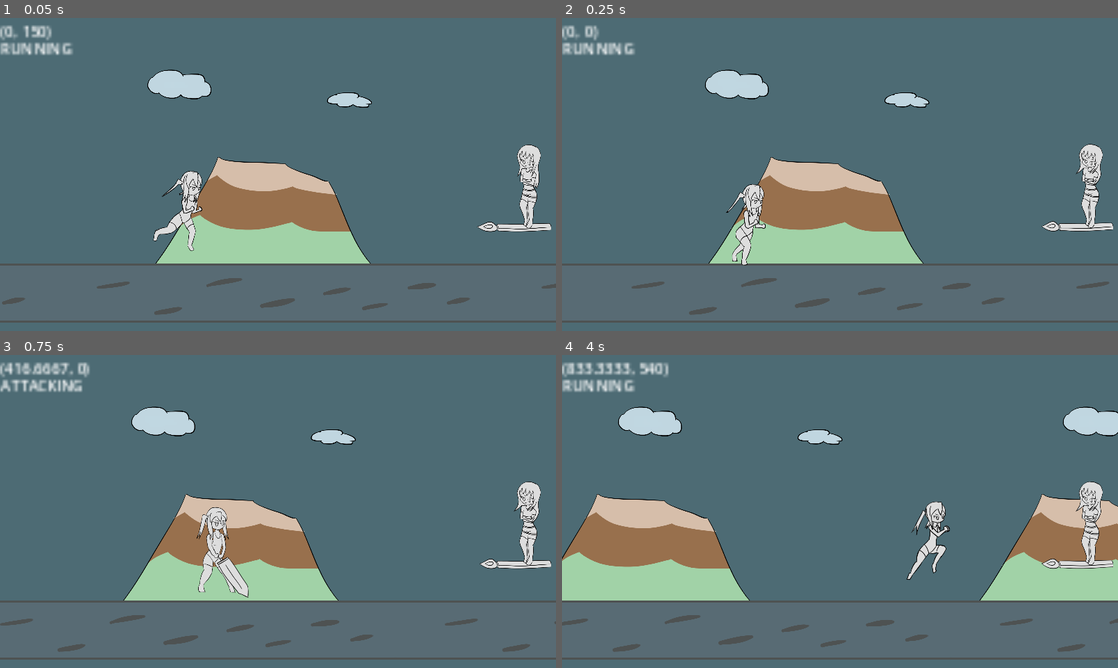
Above: before the commit, frames 1-4 (two rows, left to right).
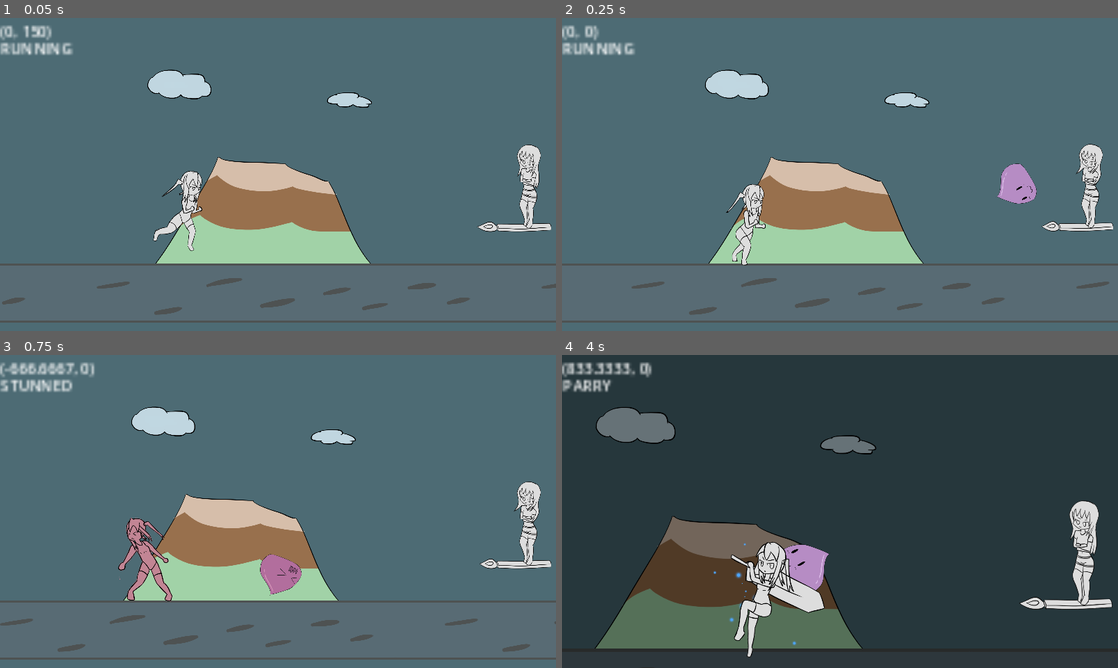
Above: after the commit, the same moments.

Repository: BeatMil/Animurun
Game: Godot game, scene res://scenes/forest.tscn
Two runs of this game, one before a commit and one after it. Both use one fixed random seed, a clock stepped at 60 frames per second and the inputs below.
Inputs:
- Up to frame 1 (0.05 s): no input
- Up to frame 2 (0.25 s): no input
- Up to frame 3 (0.75 s): hold D (move_right) from 0.53 s (still down); hold L (attack) from 0.53 s (still down)
- Up to frame 4 (4 s): tap Space (jump) at 0.77, 1.52, 3.02, 3.77 s; release L (attack) at 1.28 s; tap J (block) at 1.35 s; release D (move_right) at 2.03 s; hold A (move_left) 2.03-2.78 s; hold K (dodge) 2.03-2.78 s; hold D (move_right) from 2.78 s (still down); tap L (attack) at 2.85 s; hold J (block) from 3.53 s (still down)

Frame 1 is identical in both runs. In frame 2, 0.7% of the frame differs, in the area x 78-86%, y 46-60%; in frame 3, 3.6%; in frame 4, 99%, in the area x 0-100%, y 0-100%.

Commit message:
Parry boom slime with hand and sword

Diff:
--- a/scenes/forest.tscn
+++ b/scenes/forest.tscn
@@ -309,7 +309,7 @@
 "times": PackedFloat32Array(0, 0.166667),
 "transitions": PackedFloat32Array(1, 1),
 "values": [{
-"args": [7],
+"args": [9],
 "method": &"set_state"
 }, {
 "args": [1],
@@ -1283,6 +1283,106 @@
 "values": [Color(0.988235, 0.980392, 0.85098, 1), Color(1, 1, 1, 1)]
 }
 
+[sub_resource type="Animation" id="Animation_4nc0g"]
+resource_name = "super_hit_hand"
+length = 1.4
+tracks/0/type = "value"
+tracks/0/imported = false
+tracks/0/enabled = true
+tracks/0/path = NodePath("ChiichanPos/sprite:texture")
+tracks/0/interp = 1
+tracks/0/loop_wrap = true
+tracks/0/keys = {
+"times": PackedFloat32Array(0, 0.5),
+"transitions": PackedFloat32Array(1, 1),
+"update": 1,
+"values": [ExtResource("25_x8hod"), ExtResource("26_hqt3g")]
+}
+tracks/1/type = "value"
+tracks/1/imported = false
+tracks/1/enabled = true
+tracks/1/path = NodePath("ChiichanPos/sprite:scale")
+tracks/1/interp = 1
+tracks/1/loop_wrap = true
+tracks/1/keys = {
+"times": PackedFloat32Array(0, 0.5),
+"transitions": PackedFloat32Array(0, 1),
+"update": 0,
+"values": [Vector2(0.9, 0.9), Vector2(0.8, 0.8)]
+}
+tracks/2/type = "value"
+tracks/2/imported = false
+tracks/2/enabled = true
+tracks/2/path = NodePath("ChiichanPos/sprite:position")
+tracks/2/interp = 1
+tracks/2/loop_wrap = true
+tracks/2/keys = {
+"times": PackedFloat32Array(0, 0.5, 0.7, 1.4),
+"transitions": PackedFloat32Array(1, 1, 1, 1),
+"update": 0,
+"values": [Vector2(0, 0), Vector2(0, -25), Vector2(-108, -103), Vector2(-168, -41)]
+}
+tracks/3/type = "value"
+tracks/3/imported = false
+tracks/3/enabled = true
+tracks/3/path = NodePath("ChiichanPos/sprite:hframes")
+tracks/3/interp = 1
+tracks/3/loop_wrap = true
+tracks/3/keys = {
+"times": PackedFloat32Array(0),
+"transitions": PackedFloat32Array(1),
+"update": 1,
+"values": [1]
+}
+tracks/4/type = "value"
+tracks/4/imported = false
+tracks/4/enabled = true
+tracks/4/path = NodePath("ChiichanPos/sprite:frame")
+tracks/4/interp = 1
+tracks/4/loop_wrap = true
+tracks/4/keys = {
+"times": PackedFloat32Array(0),
+"transitions": PackedFloat32Array(1),
+"update": 1,
+"values": [0]
+}
+tracks/5/type = "method"
+tracks/5/imported = false
+tracks/5/enabled = true
+tracks/5/path = NodePath(".")
+tracks/5/interp = 1
+tracks/5/loop_wrap = true
+tracks/5/keys = {
+"times": PackedFloat32Array(0.1, 0.5),
+"transitions": PackedFloat32Array(1, 1),
+"values": [{
+"args": [],
+"method": &"spawn_charge_particle"
+}, {
+"args": [],
+"method": &"spawn_super_hit_hitbox_hand"
+}]
+}
+tracks/6/type = "audio"
+tracks/6/imported = false
+tracks/6/enabled = true
+tracks/6/path = NodePath("AnimationPlayer/AudioStreamPlayer2")
+tracks/6/interp = 1
+tracks/6/loop_wrap = true
+tracks/6/keys = {
+"clips": [{
+"end_offset": 0.0,
+"start_offset": 0.0,
+"stream": ExtResource("27_7a8he")
+}, {
+"end_offset": 0.0,
+"start_offset": 0.0,
+"stream": ExtResource("28_68vij")
+}],
+"times": PackedFloat32Array(0, 0.5)
+}
+tracks/6/use_blend = true
+
 [sub_resource type="AnimationLibrary" id="AnimationLibrary_8jhmc"]
 _data = {
 "RESET": SubResource("Animation_450t4"),
@@ -1296,6 +1396,7 @@
 "parry_success": SubResource("Animation_onuwh"),
 "run": SubResource("Animation_c0ony"),
 "super_hit": SubResource("Animation_v15od"),
+"super_hit_hand": SubResource("Animation_4nc0g"),
 "sword_deflect": SubResource("Animation_erit4")
 }
 
--- a/scripts/chiichan.gd
+++ b/scripts/chiichan.gd
@@ -15,6 +15,7 @@
 	DODGING,
 	PARRY,
 	PARRY_SUCCESS,
+	PARRY_SWORD,
 	}
 
 
@@ -137,6 +138,14 @@
 
 func spawn_super_hit_hitbox(): # used by AnimationPlayer
 	var hitbox = SUPER_HIT_HITBOX.instantiate()
+	hitbox.is_sword = true
+	hitbox.position = $SuperHitHitboxPos.global_position
+	$"..".add_child(hitbox)
+
+
+func spawn_super_hit_hitbox_hand(): # used by AnimationPlayer
+	var hitbox = SUPER_HIT_HITBOX.instantiate()
+	hitbox.is_hand = true
 	hitbox.position = $SuperHitHitboxPos.global_position
 	$"..".add_child(hitbox)
 
@@ -212,7 +221,7 @@
 
 func super_hit() -> void:
 	freeze()
-	$AnimationPlayer.play("super_hit")
+	$AnimationPlayer.play("super_hit_hand")
 
 
 func spawn_charge_particle(): # used by AnimationPlayer
@@ -241,7 +250,7 @@
 			$"ChiichanPos/sprite".self_modulate = Color(1, 0.6, 0.5)
 		elif pushback_multiplier >= 1:
 			$"ChiichanPos/sprite".self_modulate = Color(0.9, 0.9, 0.4)
-	elif anim_name == "super_hit":
+	elif anim_name in ["super_hit", "super_hit_hand"]:
 		self.unfreeze()
 
 
--- a/scripts/forest.gd
+++ b/scripts/forest.gd
@@ -9,8 +9,10 @@
 
 # Configs
 # var enemy_spawn_order: Array = [spawn_triple01, spawn_triple02, spawn_triple03, spawn_triple04, spawn_triple05, spawn_five_bombs, spawn_five_ground_bombs, spawn_2rock_1speed, spawn_2rock_1slime, spawn_slime_rocks, spawn_2bomb_rock_slime]
-# var enemy_spawn_order: Array = [spawn_boom_slime]
-var enemy_spawn_order: Array = []
+# var enemy_spawn_order: Array = [spawn_boom_slime_sword]
+var enemy_spawn_order: Array = [spawn_boom_slime_hand]
+# var enemy_spawn_order: Array = [spawn_slime]
+# var enemy_spawn_order: Array = []
 var order_index: int = 0
 var is_random_spawn = true
 var rng = RandomNumberGenerator.new()
@@ -350,7 +352,7 @@
 	slime.activate_speed()
 
 
-func spawn_boom_slime() -> void:
+func spawn_boom_slime_sword() -> void:
 	var slime = SLIME.instantiate()
 	slime.is_boom_slime = true
 	slime.connect("ded", spawner)
@@ -358,6 +360,16 @@
 
 	add_child(slime)
 	slime.throw_slime(Vector2(-3000, -2700))
+
+
+func spawn_boom_slime_hand() -> void:
+	var slime = SLIME.instantiate()
+	slime.is_boom_slime = true
+	slime.connect("ded", spawner)
+	slime.position = $"Markers/EnemySpawnPos2".position
+
+	add_child(slime)
+	slime.throw_slime(Vector2(-3000, -1200))
 
 
 func smol_shake() -> void:
--- a/scripts/slime.gd
+++ b/scripts/slime.gd
@@ -29,6 +29,7 @@
 
 
 func activate_boom(): # hitbox.gd run this
+	$"../CameraWrap/CameraPlayer".play("super_hit_zoom")
 	disconnect("ded", $"..".spawner)
 	chiichan.super_hit()
 	self.is_moving = false
@@ -44,8 +45,8 @@
 	pass
 
 
-func activate_boom_then(): # hitbox.gd run this
-	self.apply_impulse(Vector2(2200, 1000))
+func activate_boom_then(_power: Vector2): # hitbox.gd run this
+	self.apply_impulse(_power)
 	spawn_blue_spark()
 	await get_tree().create_timer(0.1, false).timeout
 	self.apply_torque_impulse(100000)
@@ -69,6 +70,10 @@
 func _on_body_entered(body):
 	if body.is_in_group("chiichan"):
 		if body.state == body.States.PARRY:
+			if is_boom_slime:
+				activate_boom()
+				return
+
 			# chiichan parry slime
 			is_moving = false
 			turn_hit_boss_collision()
@@ -77,7 +82,6 @@
 
 			if is_boom_slime: # Big cinematic scene XD
 				activate_boom()
-				$"../../CameraWrap/CameraPlayer".play("super_hit_zoom")
 			elif is_speed_slime:
 				apply_impulse(Vector2(4000, -2000))
 				apply_torque_impulse(100000)
--- a/scripts/super_hit_hitbox.gd
+++ b/scripts/super_hit_hitbox.gd
@@ -3,6 +3,11 @@
 
 # preloads
 var HIT_SPARK = preload("res://nodes/particles/hit_spark.tscn")
+
+
+# Configs
+var is_hand = false
+var is_sword = false
 
 
 func _spawn_hit_spark(_node_pos: Node) -> void:
@@ -13,7 +18,11 @@
 
 func _on_body_entered(body):
 	if body.is_in_group("slime"):
-		body.activate_boom_then()
+		if is_sword:
+			body.activate_boom_then(Vector2(2200, 1000))
+		elif is_hand:
+			body.activate_boom_then(Vector2(2200, -300))
+		body.turn_hit_boss_collision()
 		_spawn_hit_spark(body)
 		$"../CameraWrap/CameraPlayer".play("smol_shake_2")
 
Not shown: 1 places in scenes/forest.tscn that only renumber resources
